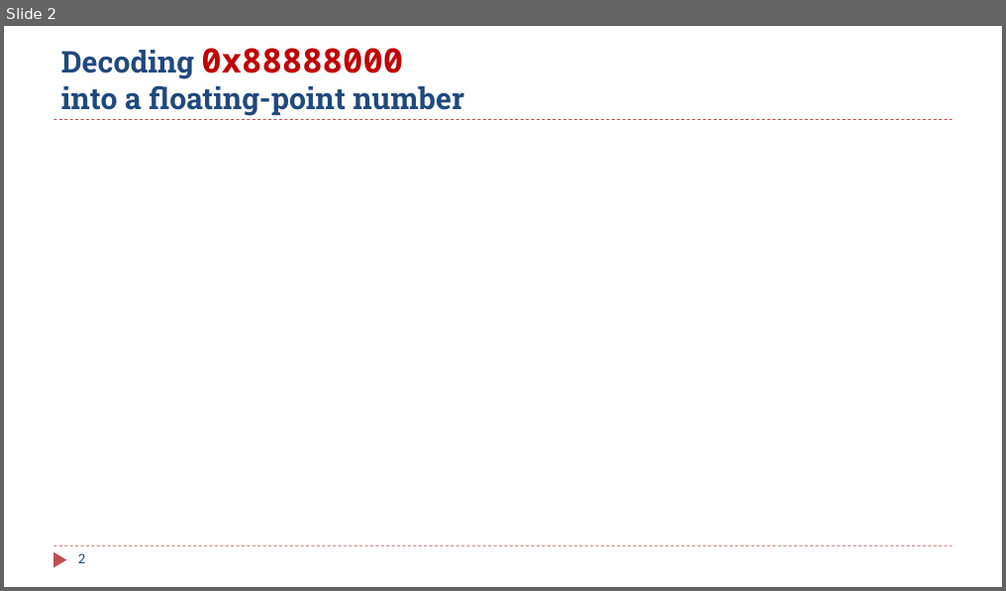
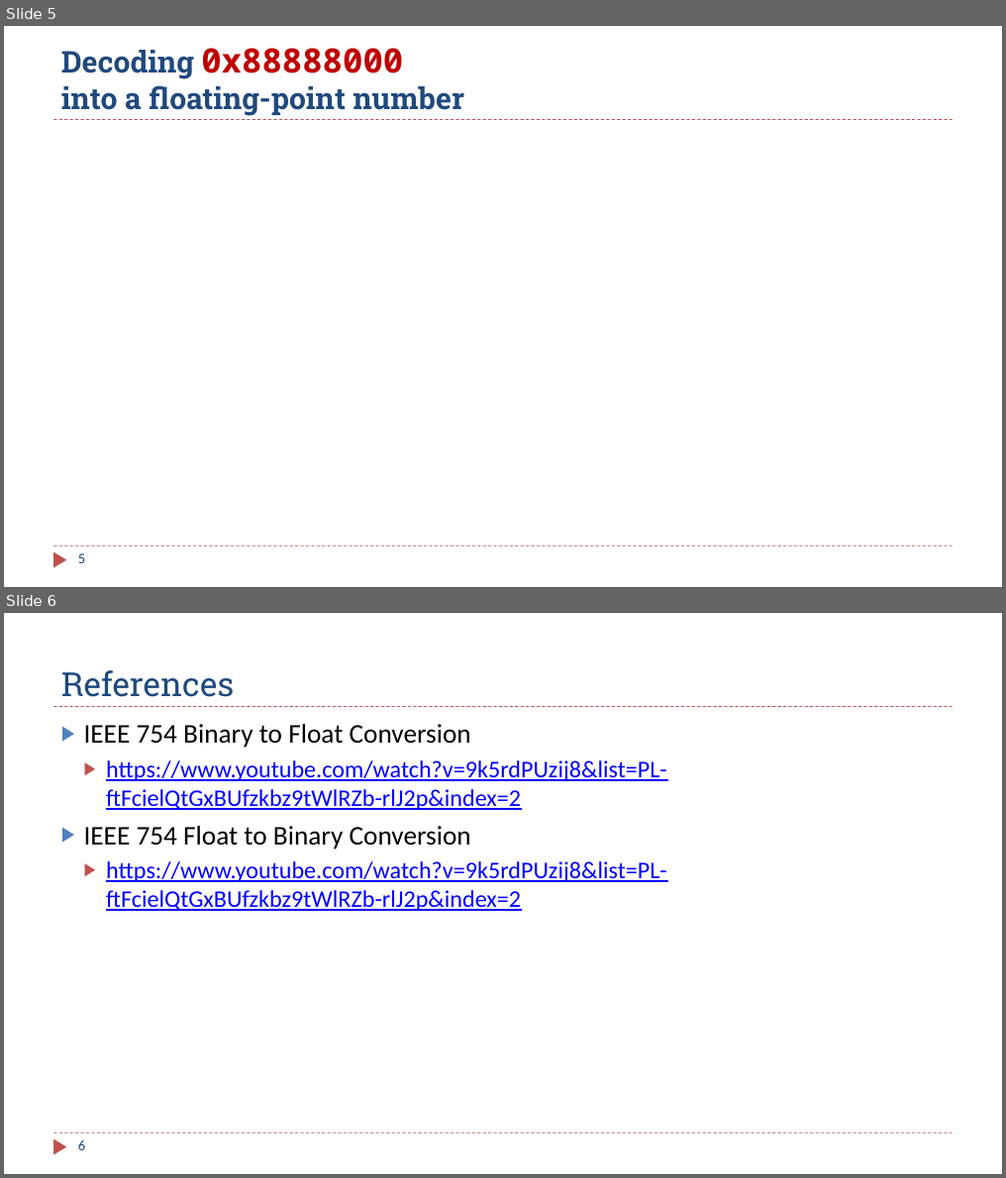
Before and after one commit to guhofstra/CSC111Fa25, a slide deck: PPTs/Ch12_13_Fixed_Floating_Point_Numbers Exercises ANS.pptx. Shown one above the other, each under a label of ours: slide 2 before the commit, slides 5 and 6 after it. The pictures are 1006x591 and 1006x1178 pixels, drawn with LibreOffice and Linux fonts; fonts in the diff are those of the drawing; grey boxes stand for pictures. Boxes give left, top, right and bottom in pixels: in the first picture for what was removed or moved away, otherwise in the second. Text is boxed around its words. In the diff, an @@ line names an element or a change of style, - is before the commit and + after.

```diff
--- a/PPTs/Ch12_13_Fixed_Floating_Point_Numbers Exercises ANS.pptx
+++ b/PPTs/Ch12_13_Fixed_Floating_Point_Numbers Exercises ANS.pptx
@@ slide 6 added at [4, 613, 1002, 1174], background #FFFFFF; not listed: 3 template elements that a slide beside it also shows @@
@@ title added at [61, 670, 235, 697], 32 pt, text #1F497D @@
+References
@@ text added at [84, 724, 667, 911], 23 pt, text #0000FF, underline @@
+▶ IEEE 754 Binary to Float Conversion
+  ▶ https://www.youtube.com/watch?v=9k5rdPUzij8&list=PL-ftFcielQtGxBUfzkbz9tWlRZb-rlJ2p&index=2
+▶ IEEE 754 Float to Binary Conversion
+  ▶ https://www.youtube.com/watch?v=9k5rdPUzij8&list=PL-ftFcielQtGxBUfzkbz9tWlRZb-rlJ2p&index=2
@@ page number added at [78, 1141, 85, 1151], 14 pt, text #1F497D @@
+6
@@ what was slide 2 is now slide 5 @@
@@ page number at [78, 554, 85, 564]: text changed @@
-2
+5
```
Also in this commit, not shown: 2 other slides added, 5 other files.
